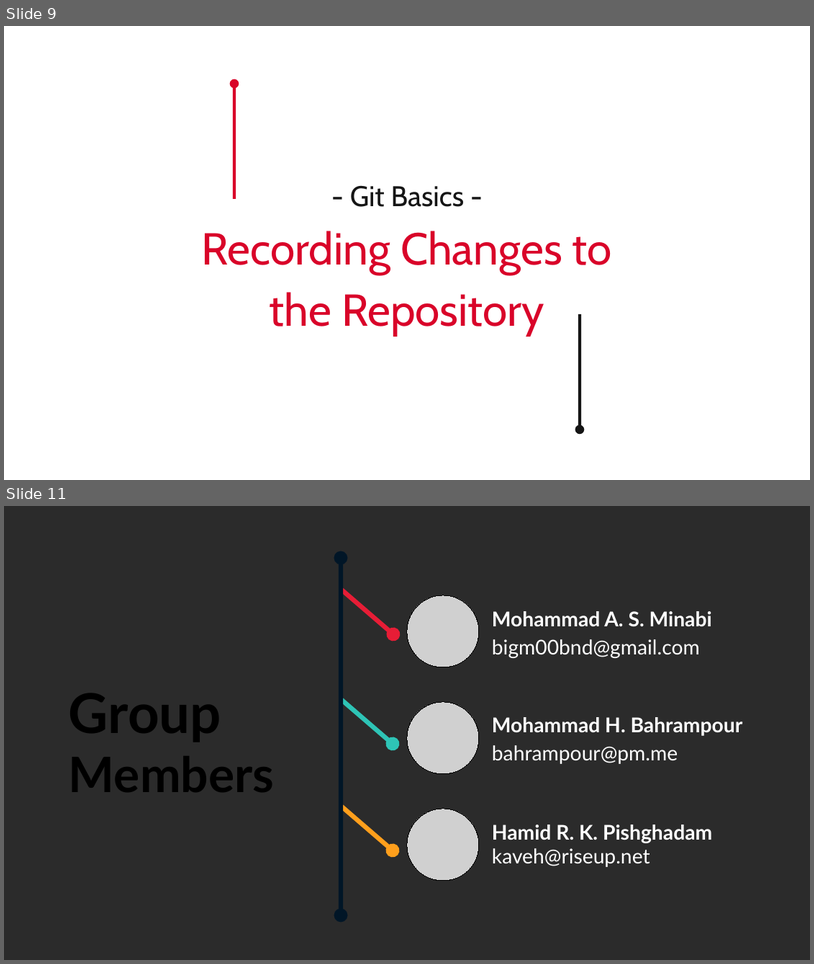
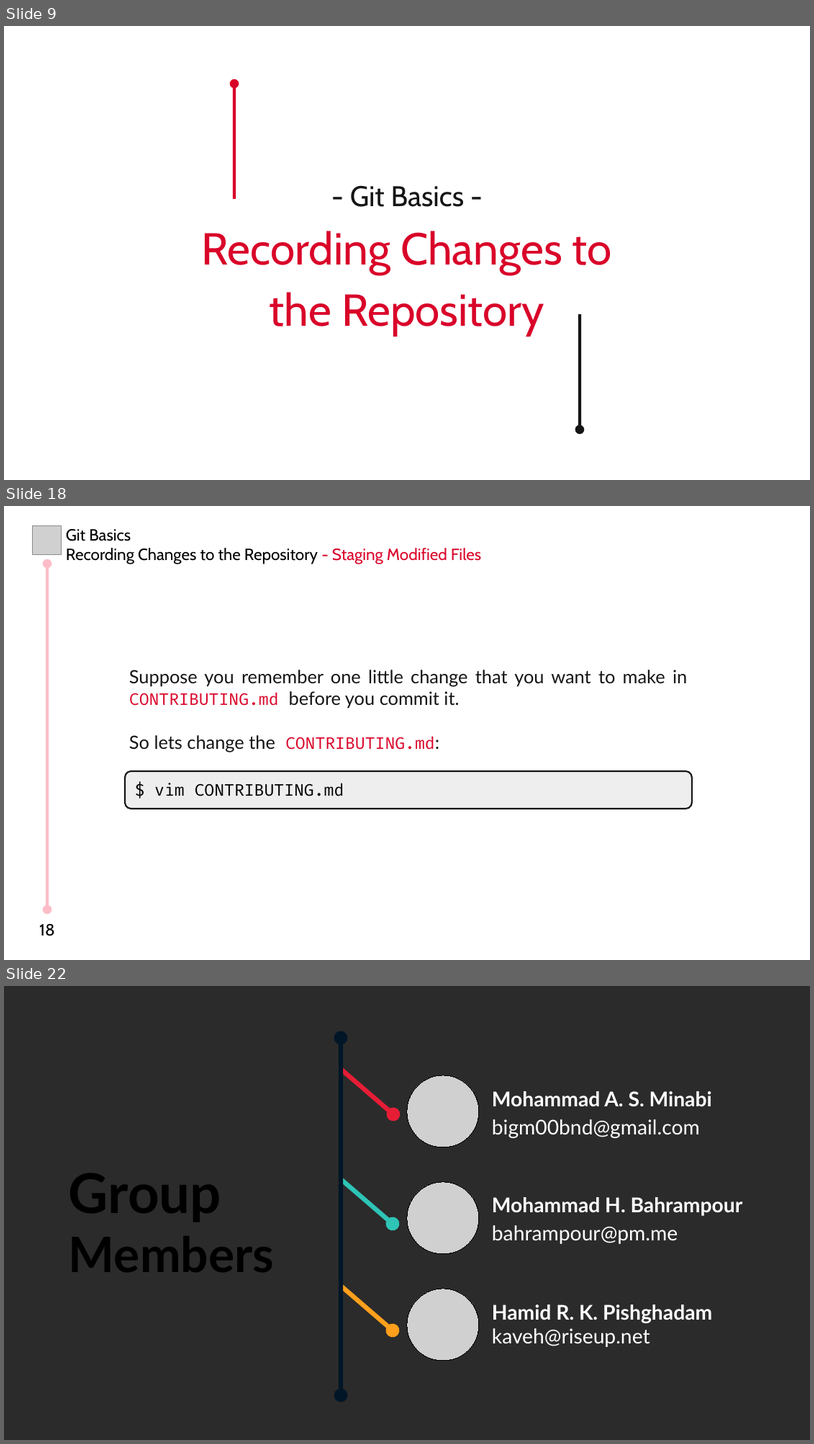
Before and after one commit to MHBahrampour/git-presentation-files, a slide deck: Chapter 2/Chapter 2.odp. Shown one above the other, each under a label of ours: slides 9 and 11 before the commit, slides 9, 18 and 22 after it; the slides between them are not shown. The pictures are 814x964 and 814x1444 pixels, drawn with LibreOffice and Linux fonts; fonts in the diff are those of the drawing; grey boxes stand for pictures; background and template pictures are left out; a plain dark background stands for a picture behind light text. Boxes give left, top, right and bottom in pixels: in the first picture for what was removed or moved away, otherwise in the second. Text is boxed around its words. In the diff, an @@ line names an element or a change of style, - is before the commit and + after.

```diff
--- a/Chapter 2/Chapter 2.odp
+++ b/Chapter 2/Chapter 2.odp
@@ slide 18 added at [4, 506, 810, 960], background #FFFFFF @@
@@ picture added at [33, 526, 61, 555] @@
@@ text added at [66, 529, 481, 564], 16 pt, text #000000 @@
+Git Basics
+Recording Changes to the Repository - Staging Modified Files
@@ double arrow added from (47, 564) to (47, 909), #FCBDC8 3 pt @@
@@ text added at [129, 669, 687, 752], 18 pt, text #151515 @@
+Suppose you remember one little change that you want to make in CONTRIBUTING.md before you commit it.
+So lets change the CONTRIBUTING.md:
@@ rounded rectangle added at [125, 771, 692, 808], fill #EEEEEE, outline #151515 1.5 pt, 16 pt, text #000000 @@
+$ vim CONTRIBUTING.md
@@ text added at [39, 924, 55, 936], 16 pt, text #000000 @@
+18
@@ what was slide 11 is now slide 22 @@
```
Also in this commit, not shown: 2 slides changed, 10 other slides added.
